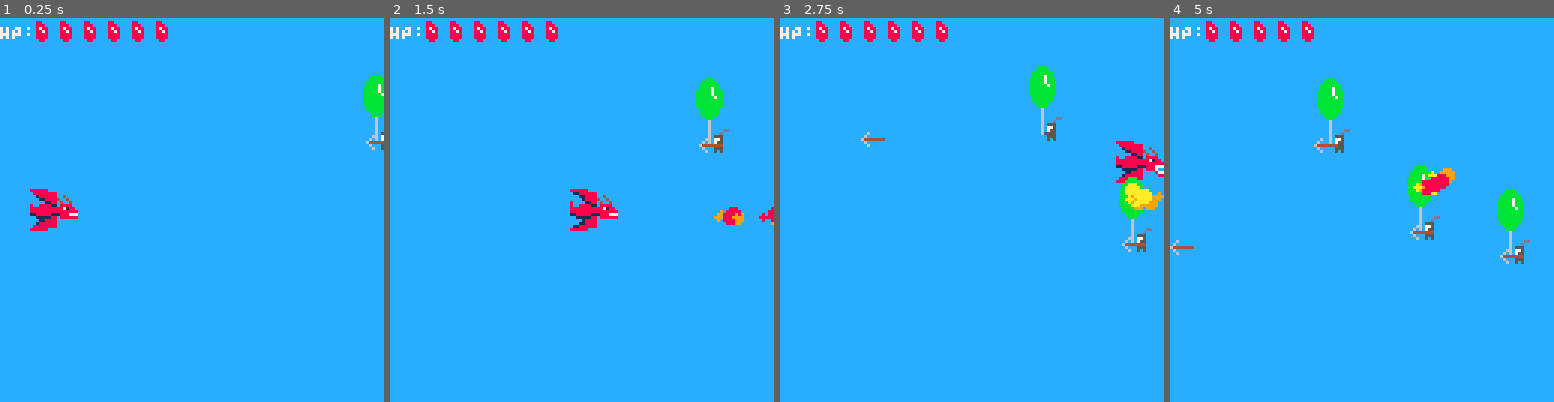
Above: before the commit, frames 1-4 (left to right).
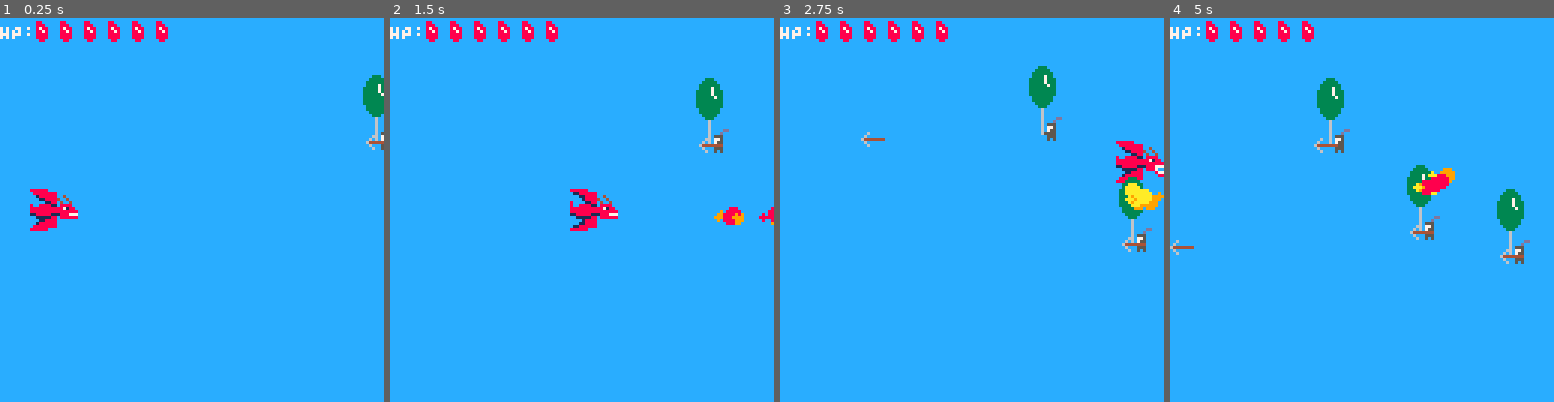
Above: after the commit, the same moments.

Repository: Sleeping-Robot-Games/dragons-scale
Game: PICO-8 cartridge dragons-scale.p8
Same seed, same stepped clock (60 frames per second), same inputs: the game is played once before the commit and once after it.
Inputs:
- Up to frame 1 (0.25 s): no input
- Up to frame 2 (1.5 s): tap X (X key) at 0.33, 1.07 s; tap O (Z key) at 0.7 s
- Up to frame 3 (2.75 s): hold Right 1.6-2.1 s; tap O (Z key) at 1.7, 2.1, 2.5 s; tap X (X key) at 1.85 s; hold Up 2.15-2.42 s; hold Right from 2.47 s (still down)
- Up to frame 4 (5 s): tap O (Z key) every 0.4 s from 2.9 to 4.9 s; tap X (X key) at 2.97, 4.08 s; release Right at 3.03 s; hold Left 3.08-3.58 s; hold Down 3.63-3.97 s; hold Right 4.02-4.68 s; hold Up from 4.73 s (still down)

The runs differ from the first frame. In frame 1, 0.5% of the frame differs, in the area x 94-100%, y 14-26%; in frame 2, 0.6%; in frame 3, 0.9%; in frame 4, 1.6%, in the area x 38-93%, y 15-56%.

Commit message:
adds rock WIP

Diff:
--- a/dragons-scale.p8
+++ b/dragons-scale.p8
@@ -14,6 +14,8 @@
 
 #include scripts/collisions.lua
 
+#include scripts/rock.lua
+
 #include scripts/util.lua
 
 #include scripts/effects.lua
@@ -28,20 +30,20 @@
 00000000800888811088880000888800000000000000000000000000000000000000000000000000000000000000000000000000000000000000000000000000
 00000000888888888887188000088000000000000000000000000000000000000000000000000000000000000000000000000000000000000000000000000000
 88888888888888888888888800000000000000000000000000000000000000000000000000000000000000000000000000000000000000000000000000000000
-118887771188888111888777000000000000000000000000000000000000000000000000000000000000000000000000000000000000000000000000bbb00000
-80888700001111188088888800000000000000000000000000000000000000000000000000000000000000000000000000000000000000000000000bbbbb0000
-8000087700001888800000000000000000000000000000000000000000000000000000000000000000000000000000000000000000000000000000bbbbbbb000
-8000008800011888800000000000000000000000000000000000000000000000000000000000000000000000000000000000000000000000000000bbbb7bb000
-800000000018888880000000000000000000000000000000000000000000000000000000000000000000000000000000000000000000000000000bbbbb7bbb00
-000000000088888800000000000000000000000000000000000000000000000000000000000000000000000000000000000000000000000000000bbbbb7bbb00
-000000000888888000000000000000000000000000000000000000000000000000000000000000000000000000000000000000000000000000000bbbbbb7bb00
-000000008888888800000000000000000000000000000000000000000000000000000000000000000000000000000000000000000000000000000bbbbbbbbb00
-888888001188888100000000000000000000000000000000000000000000000000000000000000000000000000000000000000000000000000000bbbbbbbbb00
-011888880011111800000000000000000000000000000000000000000000000000000000000000000000000000000000000000000060000000000bbbbbbbbb00
-0001188800001888000000000000000000000000000000000000000000000000000000000000000000000000000000000000000006000000000000bbbbbbb000
-0000188800011888000000000000000000000000000000000000000000000000000000000000000000000000000000000000000064444444000000bbbbbbb000
-80000118011888880000000000000000000000000000000000000000000000000000000000000000000000000000000000000000060000000000000bbbbb0000
-800888818888880000000000000000000000000000000000000000000000000000000000000000000000000000000000000000000060000000000000bbb00000
+11888777118888811188877700000000000000000000000000000000000000000000000000000000000000000000000000000000000000000000000033300000
+80888700001111188088888800000000000000000000000000000000000000000000000000000000000000000000000000000000000000000000000333330000
+80000877000018888000000000000000000000000000000000000000000000000000000000000000000000000000000000000000000000000000003333333000
+80000088000118888000000000000000000000000000000000000000000000000000000000000000000000000000000000000000000000000000003333733000
+80000000001888888000000000000000000000000000000000000000000000000000000000000000000000000000000000000000000000000000033333733300
+00000000008888880000000000000000000000000000000000000000000000000000000000000000000000000000000000000000000000000000033333733300
+00000000088888800000000000000000000000000000000000000000000000000000000000000000000000000000000000000000000000000000033333373300
+00000000888888880000000000000000000000000000000000000000000000000000000000000000000000000000000000000000000000000000033333333300
+88888800118888810000000000000000000000000000000000000000000000000000000000000000000000000000000000000000000000000000033333333300
+01188888001111180000000000000000000000000000000000000000000000000000000000000000000000000000000000000000006000000000033333333300
+00011888000018880000000000000000000000000000000000000000000000000000000000000000000000000000000000000000060000000000003333333000
+00001888000118880000000000000000000000000000000000000000000000000000000000000000000000000000000000000000644444440000003333333000
+80000118011888880000000000000000000000000000000000000000000000000000000000000000000000000000000000000000060000000000000333330000
+80088881888888000000000000000000000000000000000000000000000000000000000000000000000000000000000000000000006000000000000033300000
 88888888000000000000000000000000000000000000000000000000000000000000000000000000000000000000000000000000000000000000000000000000
 00000000888888880000000000000000000000000000000000000000000000000000000000000000000000000000000000000000000000eed0000000000000dd
 8888880011888881000000000000000000000000000000000000000000000000000000000000000000000000000000000000000000000e00d000000000000d00
--- a/scripts/collisions.lua
+++ b/scripts/collisions.lua
@@ -75,6 +75,7 @@
     end
 end
 
+-- TODO: refactor code to be projectile and use for weapons and rocks
 function check_player_and_knight_weapon_collisions()
     for weapon in all(knight_weapons) do
         local weapon_left = weapon.x
--- a/scripts/effects.lua
+++ b/scripts/effects.lua
@@ -1,10 +1,10 @@
-function spawn_fire_particle(x, y, fire_particles, life, vy_speed_range, vx_speed_range, vy_bias, vx_bias)
+function spawn_particle(x, y, particles, life, vy_speed_range, vx_speed_range, vy_bias, vx_bias, color, size)
     add(
-        fire_particles, {
+        particles, {
             x = x,
             y = y,
-            color = flr(rnd(3)) + 8, -- Random color between 8 (dark red) and 10 (yellow)
-            size = rnd(2) + 1, -- Random size between 1 and 3
+            color = flr(rnd(3)) + color, -- Random color between 8 (dark red) and 10 (yellow)
+            size = rnd(size) + 1, -- Random size between 1 and 3
             life = life, -- Life duration of the particle
             vy = rnd(vy_speed_range) + vy_bias, -- Custom vertical velocity
             vx = rnd(vx_speed_range) + vx_bias -- Custom horizontal velocity
@@ -12,21 +12,42 @@
     )
 end
 
-function update_fire_particles(fire_particles)
-    for particle in all(fire_particles) do
+function update_particles(particles)
+    for particle in all(particles) do
         particle.x += particle.vx
         particle.y += particle.vy
         particle.life -= 1
         if particle.life <= 0 then
-            del(fire_particles, particle)
+            del(particles, particle)
         end
     end
 end
 
-function draw_fire_particles(fire_particles)
-    for particle in all(fire_particles) do
+function draw_particles(particles)
+    for particle in all(particles) do
         circfill(particle.x, particle.y, particle.size, particle.color)
     end
 end
 
--- TODO: Screen shake, with params for intensity and length
+function update_shake()
+    if shake_duration > 0 then
+        shake_duration -= 1
+    end
+end
+
+function apply_shake()
+    if shake_duration > 0 then
+        local shake_x = rnd(shake_intensity * 2) - shake_intensity
+        local shake_y = rnd(shake_intensity * 2) - shake_intensity
+        camera(shake_x, shake_y)
+    else
+        -- Reset the camera if the shake is over
+        camera(0, 0)
+    end
+end
+
+-- TODO: Should save shakes for effects like the mage beams and boss battle
+function trigger_shake(duration, intensity)
+    shake_duration = duration
+    shake_intensity = intensity
+end
--- a/scripts/knight.lua
+++ b/scripts/knight.lua
@@ -89,7 +89,7 @@
         end
         draw_balloon(knight.balloon)
         if knight.balloon.hp < 2 and not knight.balloon.popped then
-            spawn_fire_particle(
+            spawn_particle(
                 knight.balloon.x + 8,
                 knight.balloon.y + 8,
                 knight.balloon.fire_particles,
@@ -97,9 +97,11 @@
                 1,
                 2,
                 -1,
-                -0.25
+                -0.25,
+                8,
+                2
             )
-            draw_fire_particles(knight.balloon.fire_particles)
+            draw_particles(knight.balloon.fire_particles)
         end
         if (not knight.weapon.shot) draw_knight_weapon(knight.weapon)
     end
--- a/scripts/main.lua
+++ b/scripts/main.lua
@@ -3,6 +3,10 @@
 knights = {}
 knight_weapons = {}
 knight_timer = 0
+rocks = {}
+
+shake_duration = 0
+shake_intensity = 0
 
 function _init()
     init_player()
@@ -32,19 +36,25 @@
     check_fireball_and_ballon_collision()
     check_player_and_knight_collisions()
 
+    update_rocks()
+
     -- particle effects
     for knight in all(knights) do
         -- ballons on fire
-        update_fire_particles(knight.balloon.fire_particles)
+        update_particles(knight.balloon.fire_particles)
     end
 
     for fireball in all(fireballs) do
         -- fireball trails
-        update_fire_particles(fireball.fire_particles)
+        update_particles(fireball.fire_particles)
     end
+
+    update_shake()
 end
 
 function _draw()
+    apply_shake()
+
     -- Clear screen with blue background
     cls(12)
 
@@ -58,5 +68,7 @@
 
     draw_thrown_knight_weapons()
 
+    draw_rocks()
+
     draw_health()
 end
--- a/scripts/player.lua
+++ b/scripts/player.lua
@@ -57,6 +57,7 @@
     if player.invincible_timer <= 0 and not player.is_dashing then
         player.hp -= dmg
         player.invincible_timer = 30 -- Set player invincibility for 30 frames
+        -- TODO: try sfx for getting hit
     end
 end
 
@@ -129,7 +130,7 @@
 function draw_fireballs()
     for fireball in all(fireballs) do
         circfill(fireball.x, fireball.y, 2, 9)
-        spawn_fire_particle(
+        spawn_particle(
             fireball.x,
             fireball.y,
             fireball.fire_particles,
@@ -137,8 +138,10 @@
             1,
             2,
             -.5,
-            1
+            1,
+            8,
+            2
         )
-        draw_fire_particles(fireball.fire_particles)
+        draw_particles(fireball.fire_particles)
     end
 end
--- /dev/null
+++ b/scripts/rock.lua
@@ -0,0 +1,56 @@
+function spawn_rock()
+    local rock = {
+        x = 128 + rnd(32), -- Start x off-screen to the right
+        y = 120 + rnd(32), -- Random start y near the bottom of the screen
+        speed_x = -2, -- Speed for x, going left
+        speed_y = -rnd(4) * 1, -- Initial vertical speed
+        gravity = 0.05, -- Simulated gravity
+        has_arced = false, -- Has the rock completed the arc?
+        sprite_index = 1, -- start with the first sprite
+        sprite_timer = 0, -- a timer to manage sprite changes
+        sprites = { 26, 27, 28, 29 }, -- list of sprite indexes to cycle through
+        animation_speed = 0.5 -- how fast the animation cycles
+    }
+    add(rocks, rock)
+end
+
+function update_rocks()
+    -- Check if it's time to spawn a new rock
+    if (#rocks == 0 or rocks[#rocks].x < 100) and rnd() < 0.1 then
+        spawn_rock()
+    end
+
+    -- Move rocks along the x-axis and apply the curve
+    for rock in all(rocks) do
+        rock.x += rock.speed_x
+        rock.y += rock.speed_y
+        rock.speed_y += rock.gravity
+
+        -- Check if the rock has completed its upward arc
+        if not rock.has_arced and rock.speed_y >= 0 then
+            rock.has_arced = true
+        end
+
+        -- If the rock has arced, it should only move downwards
+        if rock.has_arced then
+            rock.speed_y = max(rock.speed_y, 0)
+        end
+
+        rock.sprite_timer += rock.animation_speed
+        if rock.sprite_timer >= #rock.sprites then
+            rock.sprite_timer = 0
+        end
+        rock.sprite_index = flr(rock.sprite_timer) + 1
+
+        -- Remove rock if it goes off screen
+        if rock.x < -10 or rock.y > 128 then
+            del(rocks, rock)
+        end
+    end
+end
+
+function draw_rocks()
+    for rock in all(rocks) do
+        spr(rock.sprites[rock.sprite_index], rock.x, rock.y)
+    end
+end
